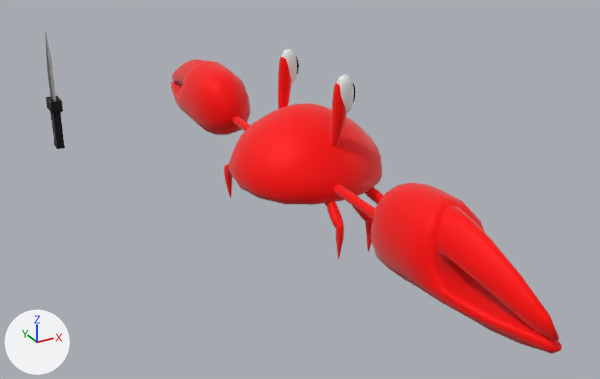
The Blender file 02/Assets/blender/stabbycrab.blend: old version first, new version second.
Both versions are drawn from a 50 mm camera at (-3.37, -6.02, 3.18) aimed at (-0.19, -0.24, 0.29). Arrows for +X, +Y and +Z are at lower left; the lights stay in place.

In view in the first picture: 'Knife', 'leftClawBottom', 'leftEyeStalk', 'mainBody', 'rightClawBottom', 'rightClawTop', 'rightEyeStalk'.
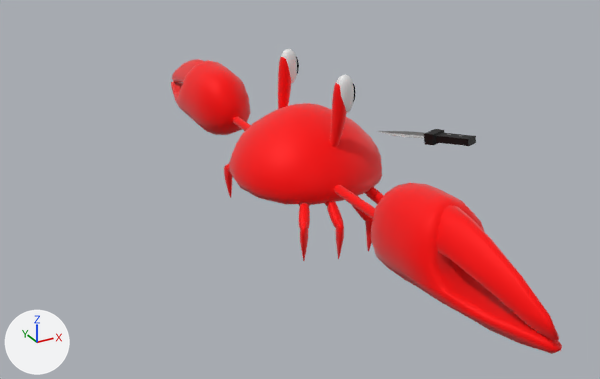
Where the newer file only moved an object's origin or applied its transform, the numbers keep the older frame.

What changed in the scene script:
```text
Change me_cube:
    where me_cube.from_pydata(...)  # 55 vertices, 56 faces; spans x -6.58..-6.13, y 5.81..6.6, z 0.6..5.49
    used by ob_knife; location = (-0.399, 0.0, 0.312); scale = (0.225, 0.225, 0.225)
    me_cube part 1: the whole mesh is multiplied about its middle by the matrix ((-0.051, 0.956, -0.289), (0.152, 0.294, 0.944), (0.987, 0.005, -0.16)), then moved by (13.37, -6.74, -2.17)
Add ob_leglower_007:
    ob_leglower_007 = bpy.data.objects.new('legLower.007', me_cube_037.copy())  # the mesh of ob_leglower_004
    ob_leglower_007.location = (-0.273, -0.558, 0.313)
    ob_leglower_007.rotation_euler = (0.0008, -3.132, -0.698)  # degrees (0, -179, -40)
    ob_leglower_007.scale = (-0.0608, -0.0608, -0.0608)
    _m = ob_leglower_007.modifiers.new('Subdivision', 'SUBSURF')
    _m.render_levels = 1
Add ob_legupper_007:
    ob_legupper_007 = bpy.data.objects.new('legUpper.007', me_cube_039.copy())  # the mesh of ob_legupper_005
    ob_legupper_007.location = (-0.308, -0.533, 0.313)
    ob_legupper_007.rotation_euler = (-0.0016, 3.067, -0.566)  # degrees (-0.1, 176, -32)
    ob_legupper_007.scale = (-0.0608, -0.0608, -0.0608)
    _m = ob_legupper_007.modifiers.new('Subdivision', 'SUBSURF')
    _m.render_levels = 1
```

Boxes (x1, y1, x2, y2) around the edits, measured in the pictures (600 x 379 px):
'Knife', reshaped (371% wider, 85% shorter): before (45, 30, 65, 149); after (378, 129, 476, 146)
'legLower.007', added: after (300, 222, 308, 261)
'legUpper.007', added: after (299, 203, 310, 228)
